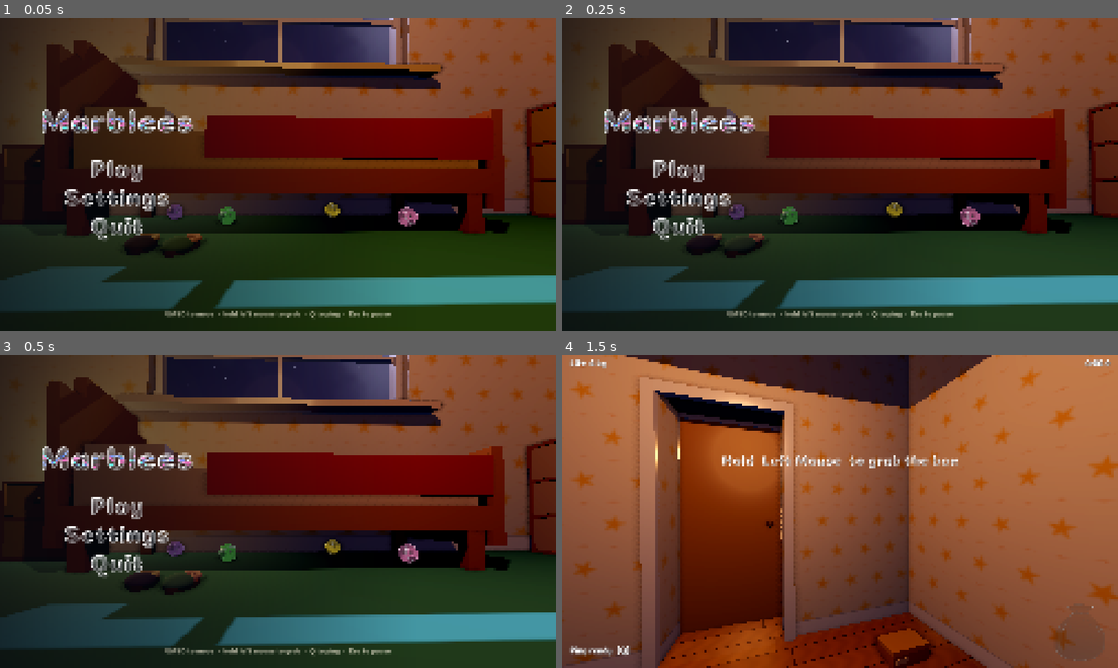
Above: before the commit, frames 1-4 (two rows, left to right).
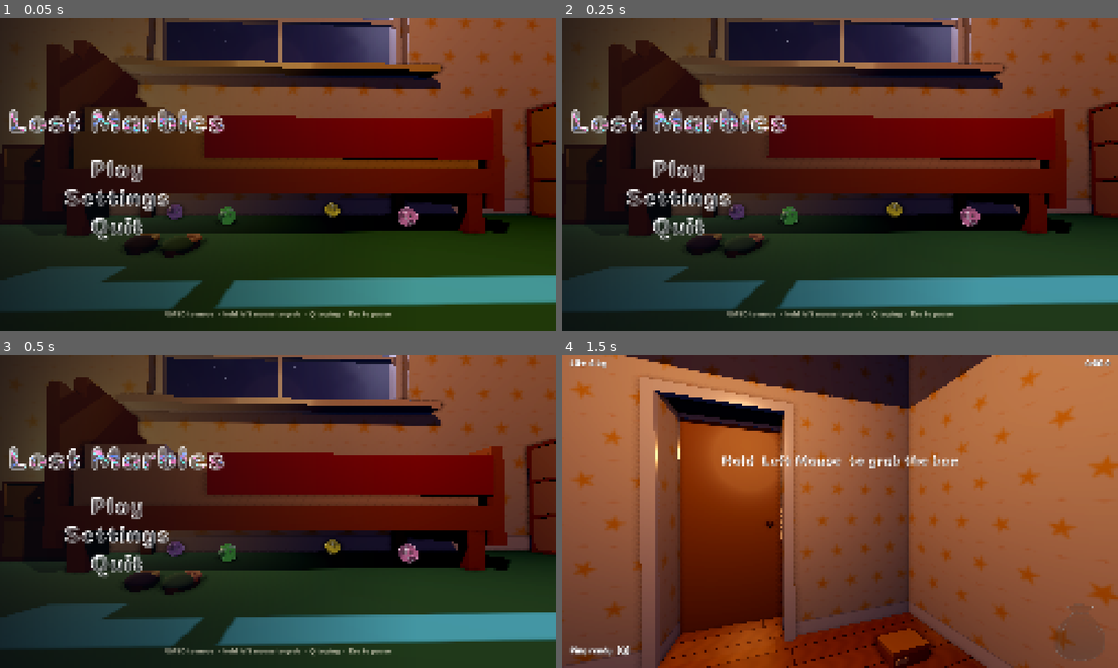
Above: after the commit, the same moments.

Repository: westo27/rummage
Game: Godot game, scene res://scenes/title.tscn
Same seed, same stepped clock (60 frames per second), same inputs: the game is played once before the commit and once after it.
Inputs (mouse positions are in pixels of both pictures, inside the frame that each line leads up to):
- Up to frame 1 (0.05 s): no input
- Up to frame 2 (0.25 s): no input
- Up to frame 3 (0.5 s): no input
- Up to frame 4 (1.5 s): click (678, 505) at 0.5 s; tap Enter at 1.25 s; move the mouse to (867, 511) at 1.27 s; hold W (move_forward) from 1.28 s (still down); hold Mouse wheel up (beam_further) from 1.28 s (still down); click (867, 511) at 1.42 s

The runs differ from the first frame. In frame 1, 2.0% of the frame differs, in the area x 1-41%, y 29-68%; in frame 2, 1.9%; in frame 3, 1.9%; in frame 4, nothing differs.

Commit message:
Game is called Lost Marbles: title screen and project name

Diff:
--- a/project.godot
+++ b/project.godot
@@ -10,7 +10,7 @@
 
 [application]
 
-config/name="rummage_prototype"
+config/name="Lost Marbles"
 run/main_scene="res://scenes/title.tscn"
 config/features=PackedStringArray("4.7", "Forward Plus")
 config/icon="res://icon.svg"
--- a/scripts/title_screen.gd
+++ b/scripts/title_screen.gd
@@ -35,7 +35,7 @@
 	_panels.add_theme_constant_override("separation", 10)
 	centre.add_child(_panels)
 
-	var title := UiStyle.label("Marblees", UiStyle.TITLE_FONT_SIZE, UiStyle.CREAM)
+	var title := UiStyle.label("Lost Marbles", UiStyle.TITLE_FONT_SIZE, UiStyle.CREAM)
 	title.horizontal_alignment = HORIZONTAL_ALIGNMENT_CENTER
 	title.add_theme_constant_override("line_spacing", 14)
 	UiStyle.set_marble_drift(title)
Not shown, changed: CLAUDE.md
